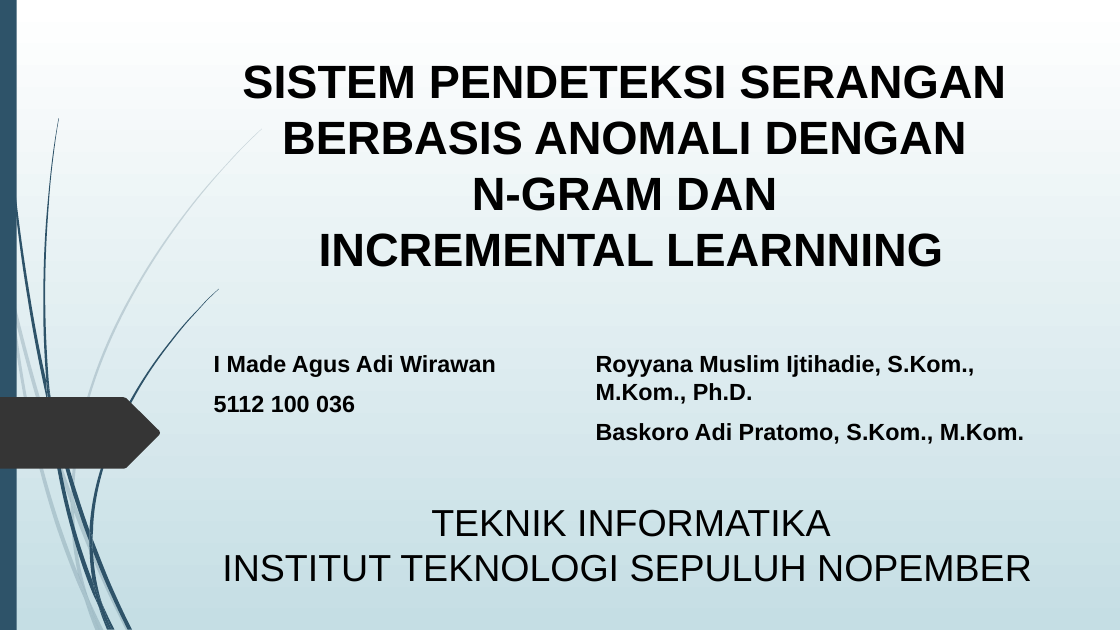
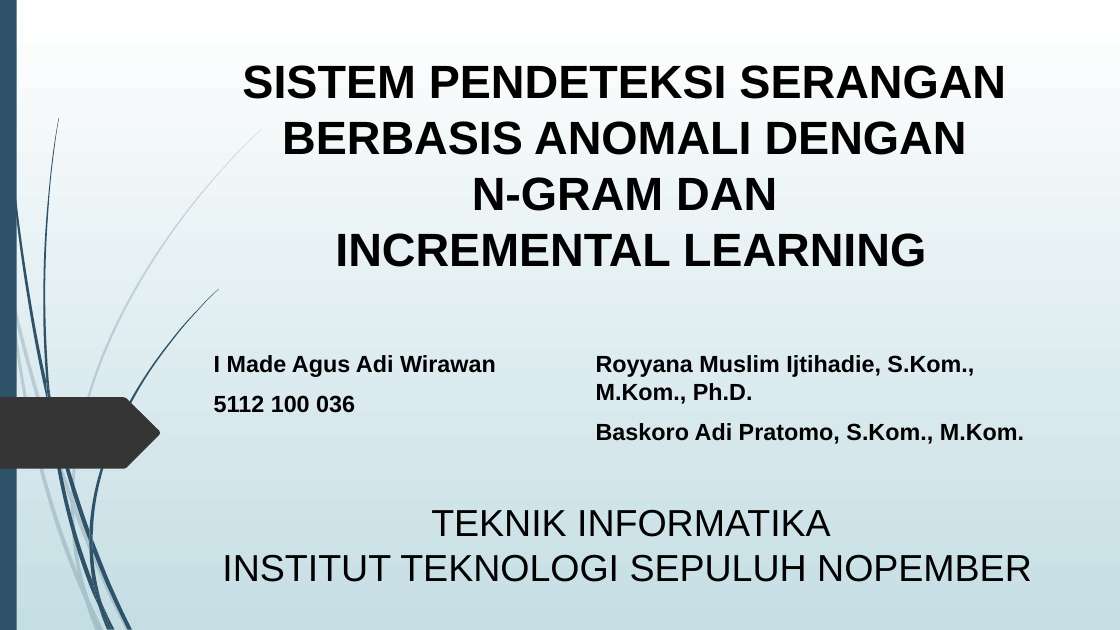
Before and after one commit to agus4171/TA-AJK, a slide deck: slide 1 of TA/5112100036-PPT.pptx. Drawn at 1120x630 pixels with LibreOffice and Linux fonts; fonts in the diff are those of the drawing. Boxes give left, top, right and bottom in pixels: in the first picture for what was removed or moved away, otherwise in the second. Text is boxed around its words. In the diff, an @@ line names an element or a change of style, - is before the commit and + after.

```diff
--- a/TA/5112100036-PPT.pptx
+++ b/TA/5112100036-PPT.pptx
@@ title at (242,65,1006,267): text changed @@
-SISTEM PENDETEKSI SERANGAN
-BERBASIS ANOMALI DENGAN
-N-GRAM DAN
-INCREMENTAL LEARNNING
+SISTEM PENDETEKSI SERANGAN
+BERBASIS ANOMALI DENGAN
+N-GRAM DAN
+INCREMENTAL LEARNING
```
Also in this commit, not shown: 11 other slides changed, 18 slides added, 1 slide removed, 2 other files.
